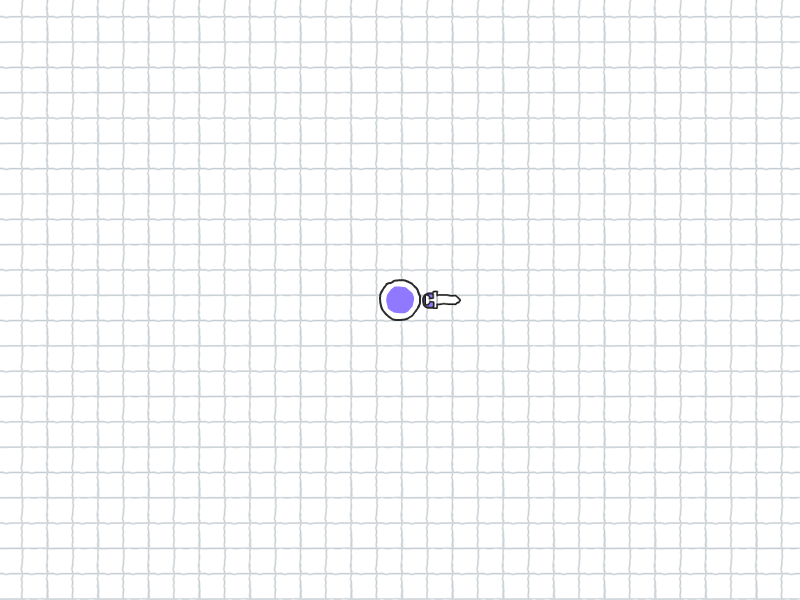
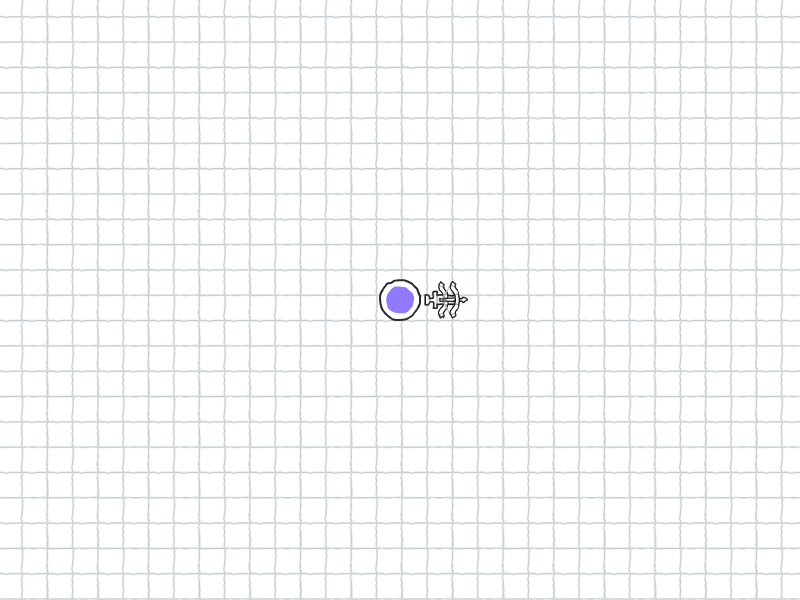
Two versions of the same layered image (w=800, h=600). Layer-by-layer changes:
added layer "weapon_bow_arrow" above "weapon_bow" over 438, 281, 468, 319
added layer "weapon_bow" above "Char" over 438, 281, 449, 319
hid "purple_hand" over 422, 292, 439, 309
